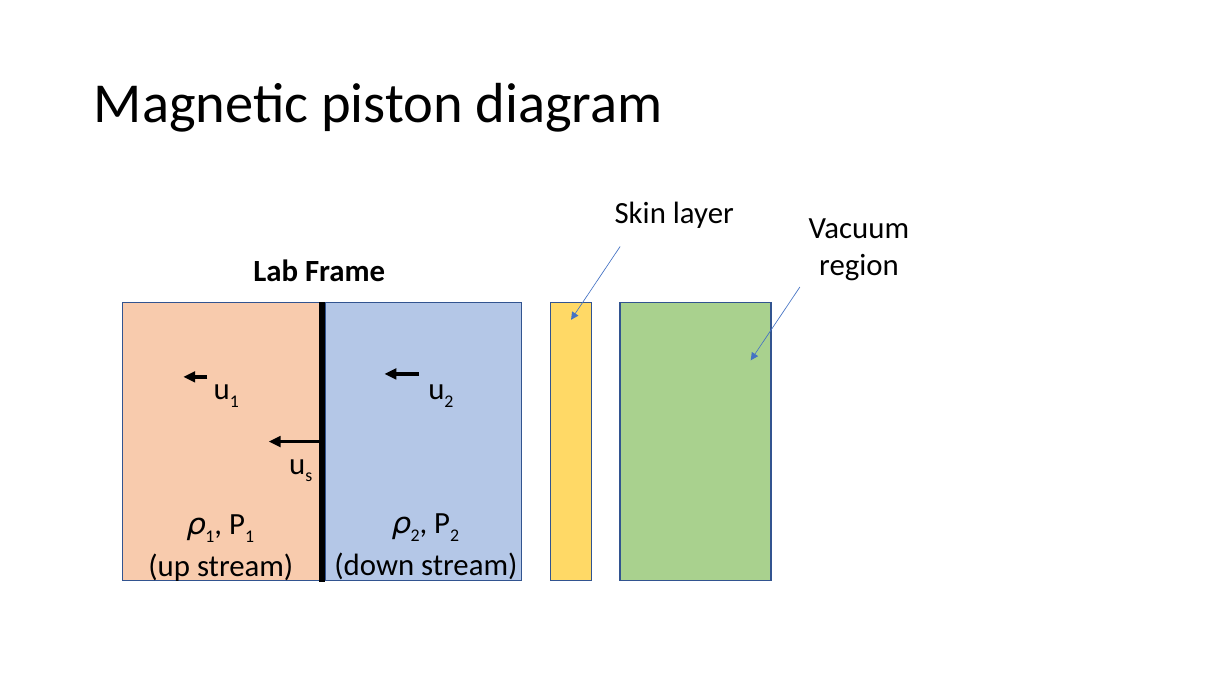
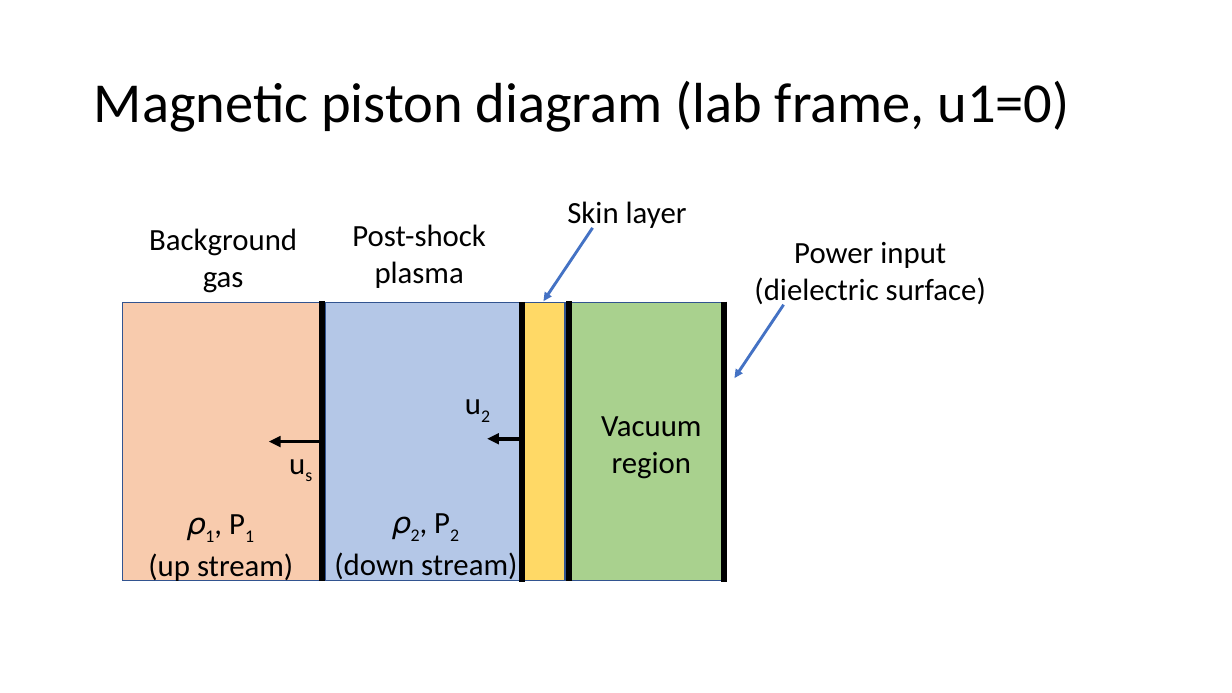
Before and after one commit to JustinRayAngus/MHDmpi, a slide deck: slide 11 of presentations/1DmhdShocks.pptx. Drawn at 1232x693 pixels with LibreOffice and Linux fonts; fonts in the diff are those of the drawing. Boxes give left, top, right and bottom in pixels: in the first picture for what was removed or moved away, otherwise in the second. Text is boxed around its words. In the diff, an @@ line names an element or a change of style, - is before the commit and + after.

```diff
--- a/presentations/1DmhdShocks.pptx
+++ b/presentations/1DmhdShocks.pptx
@@ title at box(94, 81, 1070, 132): text changed @@
-Magnetic piston diagram
+Magnetic piston diagram (lab frame, u1=0)
@@ text "Skin layer": place and size @@
-text "Skin layer" at box(615, 201, 734, 228)
+text "Skin layer" at box(567, 201, 687, 231)
@@ text added at box(149, 228, 297, 293), 24 pt, text #000000 @@
+Background gas
@@ text at box(352, 224, 486, 288): text changed; bold off @@
-Lab Frame
+Post-shock plasma
@@ arrow moved from (620, 247) - (571, 320) to (592, 228) - (543, 301) @@
@@ arrow (592, 228) - (543, 301): stroke #4472C4 0.5 pt to #4472C4 2.25 pt @@
@@ text added at box(754, 242, 986, 308), 24 pt, text #000000 @@
+Power input (dielectric surface)
@@ line added from (522, 302) to (522, 582), #000000 4.5 pt @@
@@ rectangle: place and size @@
-rectangle at box(551, 302, 592, 580)
+rectangle at box(524, 302, 565, 580)
@@ rectangle: place and size @@
-rectangle at box(620, 302, 771, 580)
+rectangle at box(566, 302, 724, 580)
@@ line added from (569, 301) to (569, 581), #000000 4.5 pt @@
@@ line added from (724, 301) to (724, 581), #000000 4.5 pt @@
@@ arrow moved from (800, 287) - (751, 360) to (784, 305) - (735, 378) @@
@@ arrow (784, 305) - (735, 378): stroke #4472C4 0.5 pt to #4472C4 2.25 pt @@
@@ arrow removed from (207, 377) to (184, 377) @@
@@ text removed at box(204, 364, 252, 410) @@
-u1
@@ text "u2": place and size @@
-text "u2" at box(420, 364, 470, 410)
+text "u2" at box(456, 380, 506, 426)
@@ text "Vacuum region": place and size @@
-text "Vacuum region" at box(809, 218, 909, 281)
+text "Vacuum region" at box(601, 416, 701, 479)
@@ arrow moved from (420, 374) - (384, 374) to (522, 439) - (487, 439) @@
```
Also in this commit, not shown: 11 other slides changed, 4 slides added, 29 other files.
